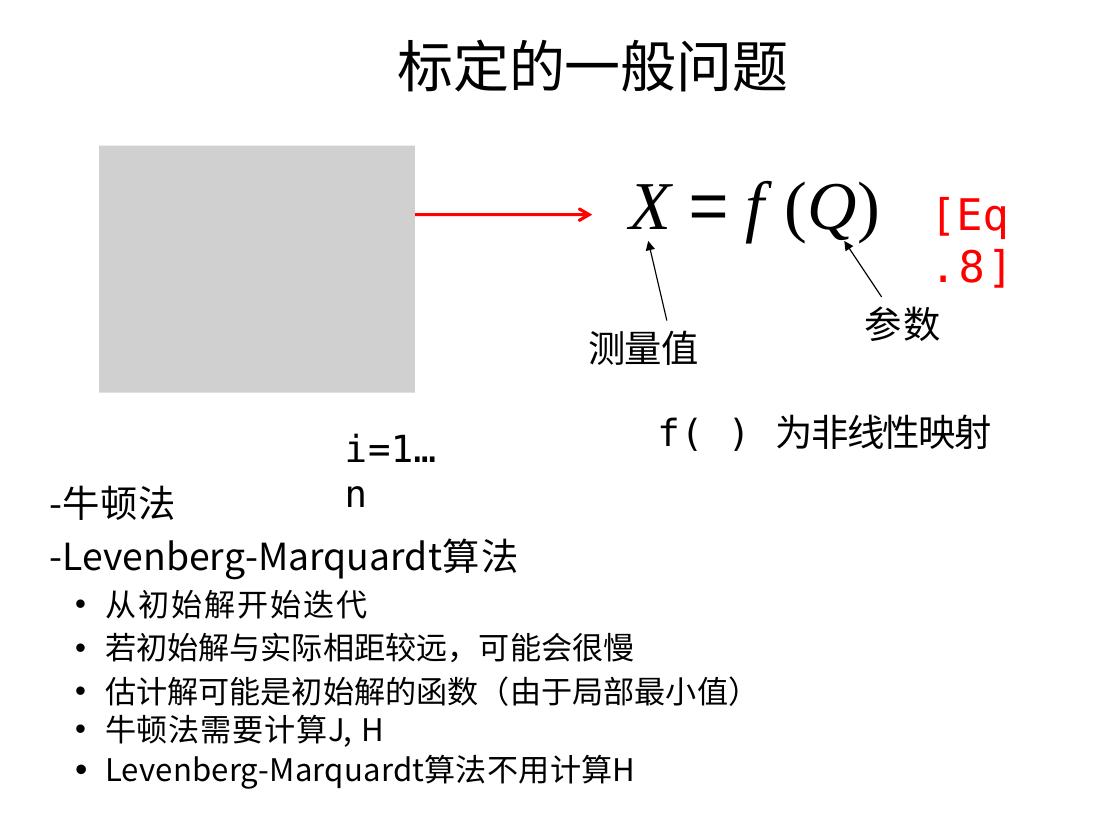
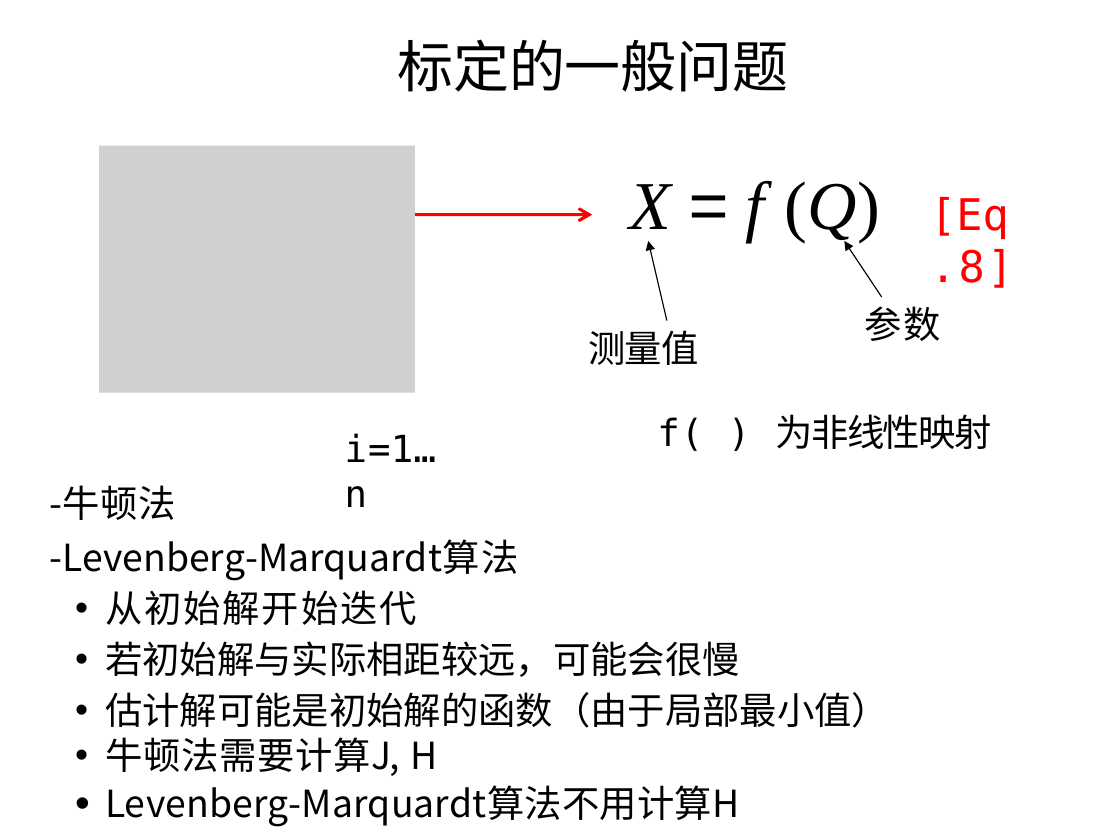
Before and after one commit to evenhax/translation_and_refining_for_cs231a, a slide deck: slide 43 of PPT231a_trans_and_refine/中文矫正版/lecture3_camera_calibration - 副本.pptx. Drawn at 1120x840 pixels with LibreOffice and Linux fonts; fonts in the diff are those of the drawing; grey boxes stand for pictures. Boxes give left, top, right and bottom in pixels: in the first picture for what was removed or moved away, otherwise in the second. Text is boxed around its words. In the diff, an @@ line names an element or a change of style, - is before the commit and + after.

```diff
--- a/PPT231a_trans_and_refine/中文矫正版/lecture3_camera_calibration - 副本.pptx
+++ b/PPT231a_trans_and_refine/中文矫正版/lecture3_camera_calibration - 副本.pptx
@@ text at [105, 590, 889, 827]: size 20 to 24 pt in "从初始解开始迭代", "若初始解与实际相距较远，可能会很慢", "估计解可能是初始解的函数（由于局部最小值）", "牛顿法需要计算J, H" and 1 more places @@
```
Also in this commit, not shown: 13 other slides changed, 3 other files.
